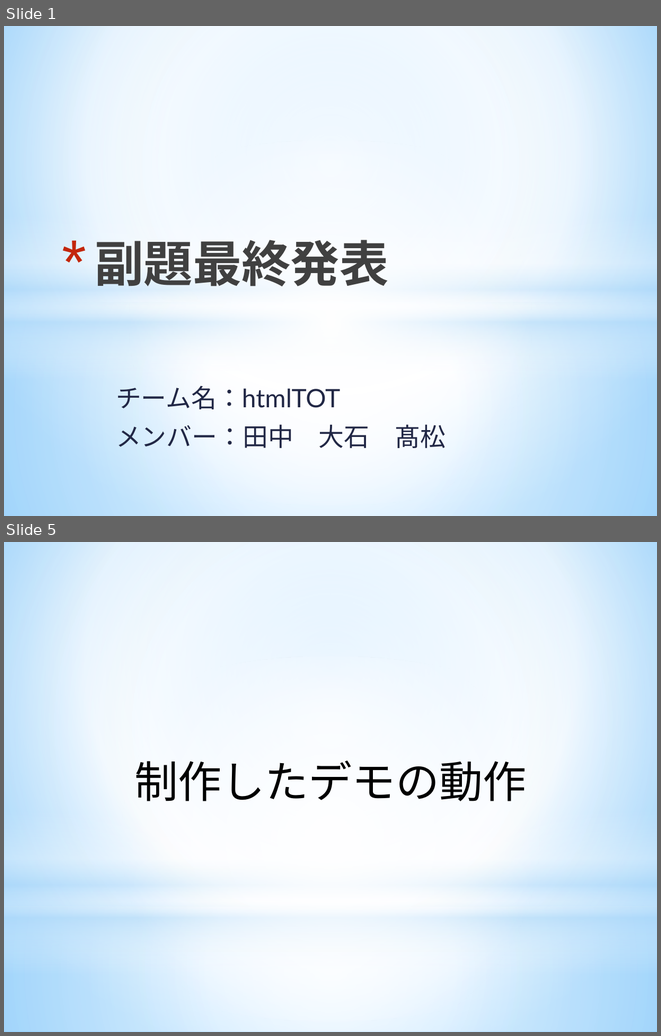
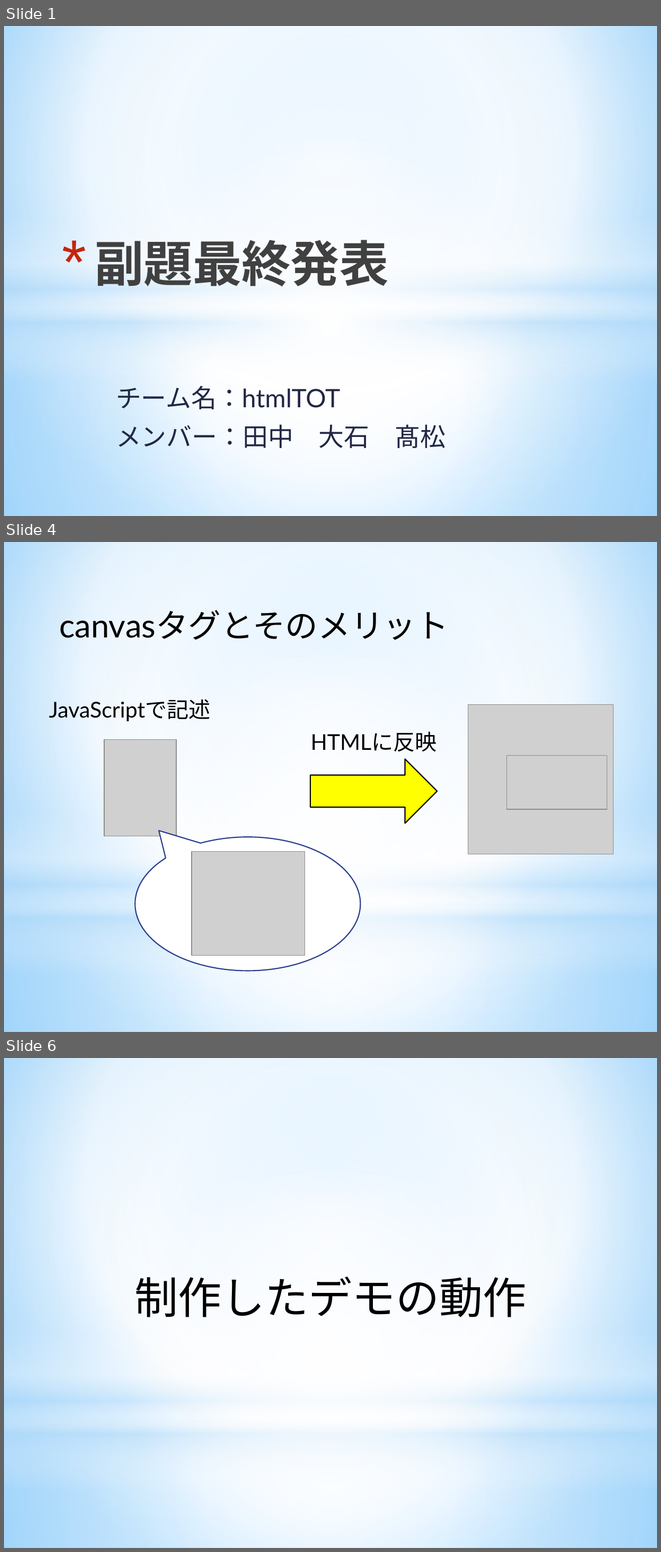
Before and after one commit to ooishitakamatutanaka/html5_final, a slide deck: 最終発表用.pptx. Shown one above the other, each under a label of ours: slides 1 and 5 before the commit, slides 1, 4 and 6 after it; the slides between them are not shown. The pictures are 661x1036 and 661x1552 pixels, drawn with LibreOffice and Linux fonts; fonts in the diff are those of the drawing; grey boxes stand for pictures; background and template pictures are left out. Boxes give left, top, right and bottom in pixels: in the first picture for what was removed or moved away, otherwise in the second. Text is boxed around its words. In the diff, an @@ line names an element or a change of style, - is before the commit and + after.

```diff
--- a/最終発表用.pptx
+++ b/最終発表用.pptx
@@ slide 4 added at [4, 542, 657, 1032], background gradient #9ED5FF to #FFFFFF to #5BB9FF; not listed: 4 template elements that a slide beside it also shows @@
@@ text added at [59, 610, 449, 640], 36 pt, text #000000 @@
+canvasタグとそのメリット
@@ picture added at [468, 705, 613, 854] @@
@@ text added at [311, 731, 437, 752], 24 pt, text #000000 @@
+HTMLに反映
@@ right arrow added at [310, 759, 437, 823], fill #FFFF00, outline #000000 1.25 pt @@
@@ picture added at [507, 756, 607, 810] @@
@@ group added at [49, 699, 361, 970]: 2 pictures, 1 text, 1 speech bubble @@
+JavaScriptで記述
@@ what was slide 5 is now slide 6 @@
```
Also in this commit, not shown: 3 other slides added, 3 slides removed.
